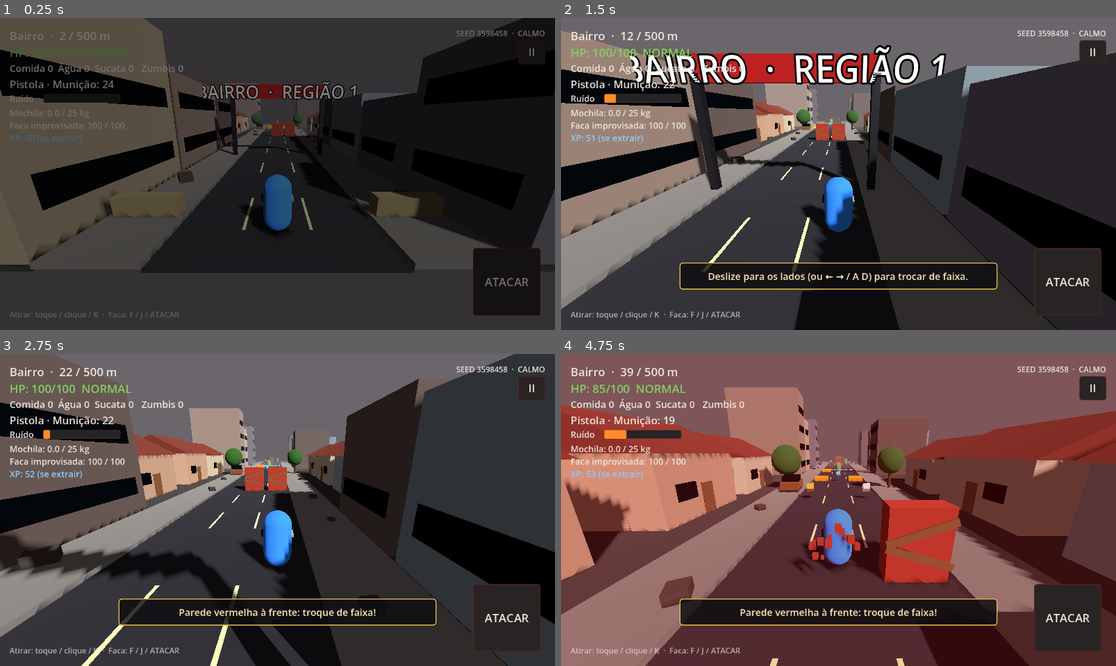
Above: before the commit, frames 1-4 (two rows, left to right).
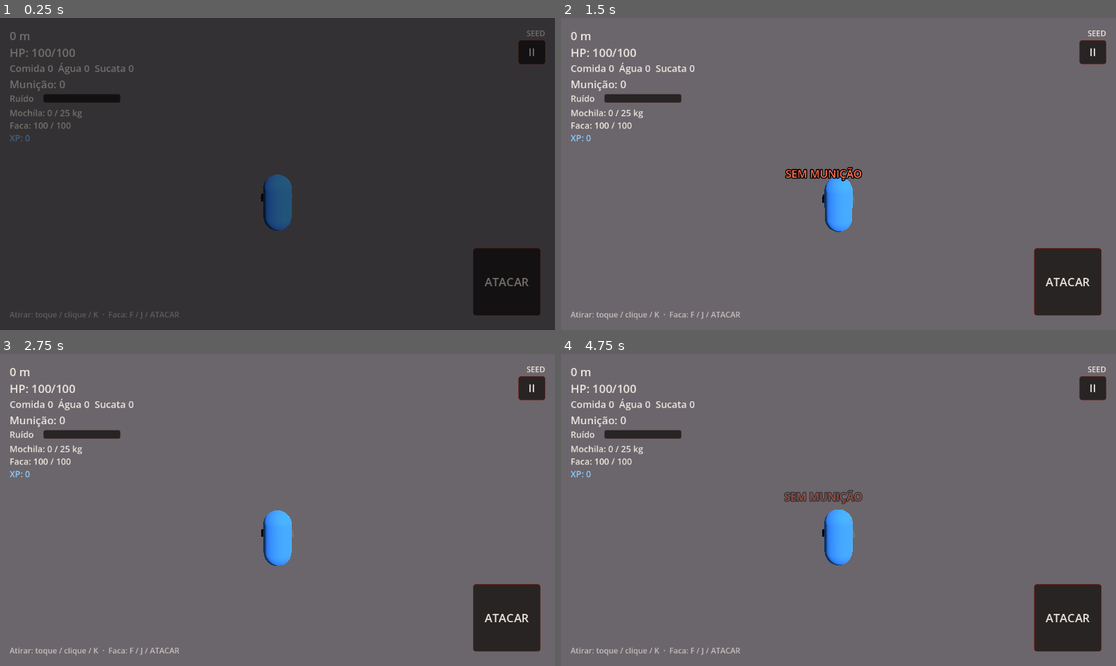
Above: after the commit, the same moments.

Repository: labiel1jr/RedShelterGodot
Game: Godot game, scene res://scenes/run.tscn
The game is run twice, just before and just after one commit, with the same random seed, the same clock (stepped at 60 frames per second) and the same inputs. This scene is started directly instead of the project's main scene.
Inputs (mouse positions are in pixels of both pictures, inside the frame that each line leads up to):
- Up to frame 1 (0.25 s): no input
- Up to frame 2 (1.5 s): tap Enter at 0.5 s; move the mouse to (960, 158) at 0.52 s; hold Right 0.53-1.25 s; tap H at 0.6 s; click (960, 158) at 0.67 s; tap Space at 0.77 s; drag from (727, 189) to (810, 236) at 1.27 s
- Up to frame 3 (2.75 s): move the mouse to (333, 441) at 2.02 s; hold Right from 2.03 s (still down); tap J at 2.1 s
- Up to frame 4 (4.75 s): release Right at 2.75 s; drag from (810, 572) to (672, 463) at 2.77 s; move the mouse to (1005, 556) at 3.52 s; hold Left 3.53-4.25 s; tap Enter at 3.6 s; tap Space at 3.77 s; drag from (672, 463) to (755, 432) at 4.27 s

The runs differ from the first frame. In frame 1, 56% of the frame differs, in the area x 0-100%, y 0-82%; in frame 2, 81%, in the area x 0-100%, y 4-100%; in frame 3, 77%; in frame 4, 76%.
Error after the commit: Parse Error: Could not preload resource file "res://data/world.tres". (res://autoload/game_manager.gd:8)

Commit message:
melhorias no jogo

Diff:
--- a/autoload/game_manager.gd
+++ b/autoload/game_manager.gd
@@ -142,6 +142,8 @@
 ## de cada power-up (id → 1..3; melhorias na Oficina).
 var shields := 0
 var powerup_levels := {}
+## Power-ups da preparação escolhidos para a próxima expedição (pagos ao partir).
+var prep_powerups: Array[StringName] = []
 
 
 func _ready() -> void:
@@ -186,6 +188,7 @@
 	last_day_report.clear()
 	shields = 0
 	powerup_levels.clear()
+	prep_powerups.clear()
 
 
 # ------------------------------------------------------------- consultas
@@ -444,6 +447,14 @@
 	morale_log.append("%+d %s" % [amount, reason])
 
 
+## Seção 64: custo de um power-up da preparação (o Mapa marcado sai de
+## graça com o Rádio no nível pedido).
+func prep_cost(power: PowerUpData) -> Dictionary:
+	if power.prep_free_radio_level > 0 and level_of(&"radio") >= power.prep_free_radio_level:
+		return {}
+	return effective_cost(power.prep_cost)
+
+
 func can_afford(cost: Dictionary) -> bool:
 	for key in cost:
 		if get(key) < cost[key]:
@@ -593,7 +604,7 @@
 	# Seção 42: XP da expedição → nível → pontos. Progressão é permanente.
 	# Seção 24: a extração antecipada não dá o bônus da extração completa.
 	last_run_early = result.get("early_extraction", false)
-	last_run_xp = Progression.expedition_xp(result.kill_xp, result.distance, survived, not last_run_early)
+	last_run_xp = roundi(Progression.expedition_xp(result.kill_xp, result.distance, survived, not last_run_early) * (1.0 + float(result.get("xp_bonus", 0.0))))
 	last_run_levels_gained = Progression.add_xp(last_run_xp)
 
 	# Seção 45: o ruído das expedições atrai a próxima horda.
@@ -635,6 +646,7 @@
 		"attack_noise": attack_noise,
 		"recovering_bag": recovering_bag,
 		"shields": shields,
+		"prep_powerups": prep_powerups.map(func(id): return String(id)),
 		"powerup_levels": powerup_levels.duplicate(),
 	}
 	for key in RESOURCE_KEYS:
@@ -688,6 +700,9 @@
 	next_attack_day = int(data.get("next_attack_day", maxi(SHELTER.first_attack_day, day + SHELTER.attack_interval)))
 	attack_noise = float(data.get("attack_noise", 0.0))
 	shields = maxi(0, int(data.get("shields", 0)))
+	for id in data.get("prep_powerups", []):
+		if WORLD.powerup(StringName(id)):
+			prep_powerups.append(StringName(id))
 	for id in data.get("powerup_levels", {}):
 		powerup_levels[StringName(id)] = clampi(int(data.powerup_levels[id]), 1, 3)
 	# O JSON devolve números como float.
--- a/data/world.tres
+++ b/data/world.tres
@@ -40,6 +40,14 @@
 [ext_resource type="Resource" path="res://data/powerups/telhados.tres" id="pu_roof"]
 [ext_resource type="Resource" path="res://data/powerups/rampa.tres" id="pu_ramp"]
 [ext_resource type="Resource" path="res://data/powerups/adrenalina.tres" id="pu_adrenaline"]
+[ext_resource type="Resource" path="res://data/powerups/arrancada.tres" id="pu_arrancada"]
+[ext_resource type="Resource" path="res://data/powerups/mapa.tres" id="pu_mapa"]
+[ext_resource type="Resource" path="res://data/powerups/mochila_abandonada.tres" id="pu_mochila_abandonada"]
+[ext_resource type="Resource" path="res://data/powerups/radio_alerta.tres" id="pu_radio_alerta"]
+[ext_resource type="Resource" path="res://data/powerups/segundo_folego.tres" id="pu_segundo_folego"]
+[ext_resource type="Resource" path="res://data/powerups/esconderijo.tres" id="pu_esconderijo"]
+[ext_resource type="Resource" path="res://data/powerups/diario.tres" id="pu_diario"]
+[ext_resource type="Resource" path="res://data/powerups/saco_lona.tres" id="pu_saco_lona"]
 
 [resource]
 script = ExtResource("10_taorj")
@@ -51,7 +59,7 @@
 fork_chunk = ExtResource("8_n3je7")
 branches = Array[ExtResource("1_3stcx")]([ExtResource("2_qn6fu"), ExtResource("3_sdftw"), ExtResource("4_41roe"), ExtResource("5_oajrs"), ExtResource("6_gwpnm"), ExtResource("7_udnid")])
 vehicles = Array[ExtResource("vh_script")]([ExtResource("vh_patins"), ExtResource("vh_skate"), ExtResource("vh_bike"), ExtResource("vh_moto"), ExtResource("vh_jetpack"), ExtResource("vh_furgao")])
-powerups = Array[ExtResource("pu_script")]([ExtResource("pu_ …(94 unchanged characters)… "pu_ramp"), ExtResource("pu_adrenaline")])
+powerups = Array[ExtResource("pu_script")]([ExtResource("pu_ …(94 unchanged characters)… "pu_ramp"), ExtResource("pu_adrenaline"), ExtResource("pu_arrancada"), ExtResource("pu_mapa"), ExtResource("pu_mochila_abandonada"), ExtResource("pu_radio_alerta"), ExtResource("pu_segundo_folego"), ExtResource("pu_esconderijo"), ExtResource("pu_diario"), ExtResource("pu_saco_lona")])
 distance_max_forks = PackedInt32Array(1, 2, 3, 3)
 professions = Array[ExtResource("1_4tvtn")]([ExtResource("2_y13gi"), ExtResource("3_hg0vh"), ExtResource("4_fh3cn"), ExtResource("5_x02ki")])
 survivor_names = PackedStringArray("Ana", "Bruno", "Carla", "Diego", "Elisa", "Fábio", "Gabi", "Hugo", "Íris", "João", "Karina", "Lucas", "Marta", "Nico", "Olga", "Paulo", "Rita", "Sérgio", "Tânia", "Vítor")
--- a/scenes/run.gd
+++ b/scenes/run.gd
@@ -68,6 +68,7 @@
 ## Seção 64: power-ups ativos (nó "PowerUps" da Player).
 var powerups: PlayerPowerUps
 var _last_powerup_at := -INF
+var _last_rare_at := -INF
 
 
 func _enter_tree() -> void:
@@ -111,8 +112,10 @@
 		powerups.shield_charges = mini(GameManager.shields, shield.max_per_run)
 	player.double_tapped.connect(powerups.arm_shield)
 	chunk_streamer.chunk_loaded.connect(_place_powerup)
+	chunk_streamer.chunk_loaded.connect(_place_rare_powerup)
 	extraction_distance = chunk_streamer.build(expedition_seed, target_distance)
 	_pending_forks.assign(chunk_streamer.forks)
+	_apply_prep_powerups()
 	_attract_rng.seed = expedition_seed
 
 	# Armas equipadas na preparação (seção 35), no nível atual da Oficina e
@@ -273,6 +276,8 @@
 	# Perk Faro para loot: chance de uma unidade a mais.
 	if _attract_rng.randf() < Progression.stat(&"loot_bonus_chance"):
 		amount += 1
+	if powerups:
+		amount = powerups.loot_amount(amount)
 
 	var unit_weight: float = GameManager.SHELTER.loot_weight_kg[loot_type]
 	var free := backpack_capacity() - carried_weight()
@@ -403,7 +408,7 @@
 		# A rota dos telhados termina antes da extração: não aparece perto dela.
 		if candidate.roof_height > 0.0 and chunk.end_distance() > extraction_distance - candidate.roof_clear_before_extraction:
 			continue
-		if candidate.on_track:
+		if candidate.on_track and not candidate.rare:
 			options.append(candidate)
 			weights.append(candidate.spawn_weight)
 	if options.is_empty():
@@ -427,6 +432,94 @@
 	_last_powerup_at = start - local_z
 
 
+## Seção 64: power-ups escolhidos na preparação, pagos agora (se ainda der).
+func _apply_prep_powerups() -> void:
+	var world := GameManager.WORLD
+	for id in GameManager.prep_powerups.duplicate():
+		var power := world.powerup(id)
+		if not power:
+			continue
+		var cost := GameManager.prep_cost(power)
+		if not GameManager.can_afford(cost):
+			continue
+		GameManager.pay(cost)
+		if power.headstart_vehicle != &"":
+			var ride := world.vehicle(power.headstart_vehicle)
+			if ride and vehicle.mount(ride):
+				vehicle.protected_until = power.headstart_distance
+		if power.loot_bonus > 0:
+			powerups.map_bonus = power.loot_bonus
+			hud.show_hint(_rumor(), 6.0)
+	GameManager.prep_powerups.clear()
+
+
+## Mapa marcado: o boato do primeiro local especial da rota principal.
+func _rumor() -> String:
+	for chunk in chunk_streamer.route:
+		if chunk.branch == 0 and chunk.data.poi_banner != "":
+			return "MAPA MARCADO: dizem que há %s a uns %d m. E +1 em todo loot." % [chunk.data.display_name.to_lower(), roundi(chunk.start_distance / 50.0) * 50]
+	return "MAPA MARCADO: nenhum local especial nesta rota. Mas +1 em todo loot."
+
+
+## Seção 64: os raros aparecem em locais especiais, eventos e ramos (e, bem
+## raro, em qualquer chunk), um por vez a cada `rare_powerup_min_gap`.
+func _place_rare_powerup(instance: Node3D, chunk: RouteGenerator.RouteChunk) -> void:
+	var world := GameManager.WORLD
+	if chunk.fork or extraction_distance <= 0.0 or chunk.data == chunk_streamer.region.end_chunk:
+		return
+	var start := chunk.start_distance
+	if start < world.powerup_min_distance or chunk.end_distance() > extraction_distance - world.powerup_clear_before_extraction:
+		return
+	if start - _last_rare_at < world.rare_powerup_min_gap:
+		return
+	var sources := PackedStringArray()
+	if chunk.data.poi_banner != "":
+		sources.append("poi")
+	if chunk.event:
+		sources.append("event")
+	if chunk.branch != 0:
+		sources.append("branch")
+	var special := not sources.is_empty()
+	sources.append("track")
+	var options: Array[PowerUpData] = []
+	var weights := PackedFloat32Array()
+	for candidate in world.powerups:
+		if not candidate.rare:
+			continue
+		for source in candidate.rare_sources:
+			if source in sources and (special or source == "track"):
+				options.append(candidate)
+				weights.append(candidate.spawn_weight)
+				break
+	if options.is_empty():
+		return
+	var rng := RandomNumberGenerator.new()
+	rng.seed = chunk.chunk_seed + 9137
+	var only_track := true
+	for candidate in options:
+		if not "track" in candidate.rare_sources or candidate.rare_sources.size() > 1:
+			only_track = false
+	if rng.randf() >= (world.rare_powerup_track_chance if only_track else world.rare_powerup_chance):
+		return
+	var chosen: PowerUpData = options[rng.rand_weighted(weights)]
+	var local_z := -chunk.data.length * 0.65
+	var blocked := {}
+	for child in instance.get_children():
+		if child.is_in_group("obstacle") and absf(child.position.z - local_z) < 3.0:
+			blocked[roundi(child.position.x / ChunkPopulator.LANE_WIDTH) + 1] = true
+	var free_lanes: Array[int] = []
+	for lane in 3:
+		if not blocked.has(lane):
+			free_lanes.append(lane)
+	if free_lanes.is_empty():
+		return
+	var pickup := PowerUpPickup.new()
+	pickup.data = chosen
+	instance.add_child(pickup)
+	pickup.position = Vector3((free_lanes[rng.randi() % free_lanes.size()] - 1) * ChunkPopulator.LANE_WIDTH, 0.0, local_z)
+	_last_rare_at = start - local_z
+
+
 ## Escudos levados nesta expedição (seção 64).
 func _shields_taken() -> int:
 	var shield := GameManager.WORLD.powerup(&"escudo")
@@ -503,7 +596,7 @@
 
 ## XP que a expedição daria se terminasse agora com extração.
 func xp_if_extracted() -> int:
-	return Progression.expedition_xp(kill_xp, distance_travelled(), true)
+	return roundi(Progression.expedition_xp(kill_xp, distance_travelled(), true) * (1.0 + (powerups.xp_bonus if powerups else 0.0)))
 
 
 ## Pausa → Abandonar: conta como morte (seção 46).
@@ -530,6 +623,7 @@
 		"medkit_used": medkit_used,
 		"shields_used": powerups.shields_used if powerups else 0,
 		"shields_taken": _shields_taken(),
+		"xp_bonus": powerups.xp_bonus if powerups else 0.0,
 		"bag_recovered": bag_recovered,
 		"noise_total": noise_total,
 		"early_extraction": early_extraction and survived,
--- a/scripts/data/powerup_data.gd
+++ b/scripts/data/powerup_data.gd
@@ -3,9 +3,12 @@
 
 ## Power-up da corrida (seção 64 do GDD). Os temporizados aparecem na pista
 ## (um anel branco com o ícone) e duram alguns segundos; o consumível (Escudo
-## de caçamba) é fabricado na Oficina e ativado com toque duplo.
+## de caçamba) é fabricado na Oficina e ativado com toque duplo; os da
+## preparação são escolhidos antes de partir; os raros aparecem em locais
+## especiais, eventos e ramos de bifurcação. Sem `durations`, o efeito é
+## instantâneo.
 
-enum Kind { TIMED, CONSUMABLE }
+enum Kind { TIMED, CONSUMABLE, PREP }
 
 @export var id: StringName
 @export var display_name := ""
@@ -20,6 +23,42 @@
 ## Aparece na pista? Peso no sorteio entre os da pista.
 @export var on_track := true
 @export var spawn_weight := 1.0
+
+@export_group("Raro")
+## Raro: não entra no sorteio comum da pista; aparece nas fontes abaixo.
+@export var rare := false
+## Onde aparece: "poi" (locais especiais), "event" (chunks de evento),
+## "branch" (ramos de bifurcação), "track" (qualquer chunk, bem raro).
+@export var rare_sources := PackedStringArray()
+
+@export_group("Preparação")
+## Custo na preparação (pago ao partir).
+@export var prep_cost := {}
+## Com o Rádio neste nível ou mais, sai de graça (0 = nunca).
+@export var prep_free_radio_level := 0
+## Arrancada: começa montada neste veículo, sem dano nos primeiros metros.
+@export var headstart_vehicle: StringName
+@export var headstart_distance := 0.0
+## Mapa marcado: unidades a mais em todo loot e o boato de um local especial.
+@export var loot_bonus := 0
+
+@export_group("Efeitos dos raros")
+## Mochila abandonada: vira um power-up da pista ao acaso ou um destes
+## recursos ([tipo, quantidade]).
+@export var random_powerup := false
+@export var random_resources: Array = []
+## Rádio de alerta: segundos a mais de fase Calma (adia o clímax).
+@export var calm_seconds := 0.0
+## Segundo fôlego: ao morrer, levanta com esta fração do HP (uma vez).
+@export var revive_fraction := 0.0
+## Esconderijo de saqueador: pacote instantâneo [[tipo, quantidade], ...].
+@export var cache: Array = []
+## Diário de sobrevivente: XP a mais no fim da expedição (e a versão rara).
+@export var xp_bonus := 0.0
+@export var xp_bonus_rare := 0.0
+@export_range(0.0, 1.0) var xp_bonus_rare_chance := 0.0
+## Saco de lona: multiplica o loot coletado enquanto dura.
+@export var loot_multiplier := 1
 
 @export_group("Ímã de sucata")
 ## Puxa o loot das 3 faixas até esta distância à frente.
--- a/scripts/data/world_data.gd
+++ b/scripts/data/world_data.gd
@@ -56,6 +56,11 @@
 @export var powerup_clear_before_extraction := 60.0
 ## Quantos temporizados ao mesmo tempo.
 @export var powerup_max_active := 2
+## Raros: chance em cada chunk de local especial, evento ou ramo (e em
+## qualquer chunk, para os da fonte "track"), e distância mínima entre dois.
+@export_range(0.0, 1.0) var rare_powerup_chance := 0.08
+@export_range(0.0, 1.0) var rare_powerup_track_chance := 0.006
+@export var rare_powerup_min_gap := 300.0
 
 @export_group("Sobreviventes (seção 44)")
 @export var professions: Array[ProfessionData] = []
@@ -120,6 +125,13 @@
 	return result
 
 
+func vehicle(id: StringName) -> VehicleData:
+	for v in vehicles:
+		if v.id == id:
+			return v
+	return null
+
+
 func powerup(id: StringName) -> PowerUpData:
 	for p in powerups:
 		if p.id == id:
--- a/scripts/expedition/expedition_director.gd
+++ b/scripts/expedition/expedition_director.gd
@@ -45,6 +45,8 @@
 var _recent_damage: Array = []
 var _time := 0.0
 var _last_hp := -1
+## Rádio de alerta (seção 64): segundos de calma forçada; adia o clímax.
+var _calm_left := 0.0
 
 
 func _ready() -> void:
@@ -53,6 +55,10 @@
 	# fazem _ready.
 	_run.get_node("Chunks").chunk_loaded.connect(_on_chunk_loaded)
 	_run.get_node("Player/Health").health_changed.connect(_on_health_changed)
+
+
+func add_calm(seconds: float) -> void:
+	_calm_left += seconds
 
 
 func phase_name() -> String:
@@ -97,10 +103,14 @@
 	else:
 		_quiet += delta
 	_relief_left = maxf(0.0, _relief_left - delta)
+	_calm_left = maxf(0.0, _calm_left - delta)
 	_update_phase()
 
 
 func _update_phase() -> void:
+	if _calm_left > 0.0:
+		phase = Phase.CALM
+		return
 	var progress: float = _run.distance_travelled() / maxf(1.0, _run.extraction_distance)
 	if progress >= climax_fraction:
 		phase = Phase.CLIMAX
--- a/scripts/loot_pickup.gd
+++ b/scripts/loot_pickup.gd
@@ -1,3 +1,4 @@
+class_name LootPickup
 extends Area3D
 
 ## Loot da pista (seção 31 do GDD). Instanciado pelo ChunkPopulator e
--- a/scripts/player_health.gd
+++ b/scripts/player_health.gd
@@ -55,6 +55,13 @@
 		return
 	_pending_damage -= whole
 	current_hp = max(0, current_hp - whole)
+	# Seção 64: o Segundo fôlego levanta uma vez.
+	if current_hp == 0:
+		var powerups := get_parent().get_node_or_null("PowerUps")
+		var fraction: float = powerups.use_second_wind() if powerups else 0.0
+		if fraction > 0.0:
+			current_hp = maxi(1, roundi(max_hp * fraction))
+			make_invulnerable(2.0)
 	health_changed.emit(current_hp, max_hp)
 
 	if current_hp == 0:
--- a/scripts/player_powerups.gd
+++ b/scripts/player_powerups.gd
@@ -21,6 +21,11 @@
 var _roof: Node3D
 ## Rampa de entulho: segundos de salto que faltam.
 var _ramp_left := 0.0
+## Raros e preparação (seção 64): segundo fôlego guardado, XP a mais no fim
+## e unidades a mais em todo loot (Mapa marcado).
+var second_wind := false
+var xp_bonus := 0.0
+var map_bonus := 0
 
 @onready var player: CharacterBody3D = get_parent()
 
@@ -57,11 +62,11 @@
 func activate(power: PowerUpData) -> void:
 	if not can_activate(power):
 		return
-	# Instantâneo: o salto da rampa não ocupa vaga de ativo.
-	if power.ramp_distance > 0.0:
-		_start_ramp(power)
-		AudioManager.play("pickup", -2.0, 1.4)
-		Fx.float_text(player, player.global_position + Vector3.UP * 2.4, "%s!" % power.display_name.to_upper(), power.color, 52)
+	# Instantâneo (sem duração): não ocupa vaga de ativo.
+	if power.durations.is_empty():
+		if _instant(power):
+			AudioManager.play("pickup", -2.0, 1.4)
+			Fx.float_text(player, player.global_position + Vector3.UP * 2.4, "%s!" % power.display_name.to_upper(), power.color, 52)
 		changed.emit()
 		return
 	# A rota dos telhados cancela os outros.
@@ -90,7 +95,60 @@
 	changed.emit()
 
 
+## Efeitos instantâneos. Retorna false se já mostrou o próprio aviso (a
+## Mochila abandonada que virou outro power-up).
+func _instant(power: PowerUpData) -> bool:
+	var run_manager := get_tree().get_first_node_in_group("run_manager")
+	if power.ramp_distance > 0.0:
+		_start_ramp(power)
+	elif power.random_powerup:
+		var options: Array[PowerUpData] = []
+		for candidate in GameManager.WORLD.powerups:
+			if candidate.on_track and not candidate.rare and can_activate(candidate):
+				options.append(candidate)
+		if not options.is_empty() and randf() < 0.5:
+			activate(options[randi() % options.size()])
+			return false
+		if not power.random_resources.is_empty() and run_manager:
+			var item: Array = power.random_resources[randi() % power.random_resources.size()]
+			var taken: int = run_manager.collect_loot(int(item[0]), int(item[1]))
+			Fx.float_text(player, player.global_position + Vector3.UP * 3.0, "+%d %s" % [taken, LootPickup.NAMES[int(item[0])]], power.color, 44)
+	elif not power.cache.is_empty():
+		if run_manager:
+			for item in power.cache:
+				run_manager.collect_loot(int(item[0]), int(item[1]))
+	elif power.revive_fraction > 0.0:
+		second_wind = true
+	elif power.xp_bonus > 0.0:
+		xp_bonus += power.xp_bonus_rare if randf() < power.xp_bonus_rare_chance else power.xp_bonus
+	return true
+
+
+## Ao cair: usa o Segundo fôlego, se tiver. Retorna a fração do HP (0 = não).
+func use_second_wind() -> float:
+	if not second_wind:
+		return 0.0
+	second_wind = false
+	var power := data(&"segundo_folego")
+	Fx.float_text(player, player.global_position + Vector3.UP * 2.6, "SEGUNDO FÔLEGO!", power.color, 60)
+	AudioManager.play("pickup", 0.0, 0.8)
+	changed.emit()
+	return power.revive_fraction
+
+
+## Mapa marcado (+1 por item) e Saco de lona (em dobro, peso incluso).
+func loot_amount(amount: int) -> int:
+	amount += map_bonus
+	if active.has(&"saco_lona"):
+		amount *= data(&"saco_lona").loot_multiplier
+	return amount
+
+
 func _start(power: PowerUpData) -> void:
+	if power.calm_seconds > 0.0:
+		var run_manager := get_tree().get_first_node_in_group("run_manager")
+		if run_manager:
+			run_manager.director.add_calm(power.calm_seconds)
 	if power.roof_height > 0.0:
 		_start_rooftop(power, power.duration(level_of(power.id)))
 	if power.flare_radius > 0.0:
--- a/scripts/player_vehicle.gd
+++ b/scripts/player_vehicle.gd
@@ -27,6 +27,8 @@
 var _magnet_from_lane := -1
 ## Furgão: balas da metralhadora e a área que cobre as duas faixas.
 var turret_ammo_left := 0
+## Arrancada de moto (seção 64): sem dano no veículo até esta distância.
+var protected_until := -INF
 var _turret_timer := 0.0
 var _bumper: Area3D
 var _visual: Node3D
@@ -91,6 +93,7 @@
 		return
 	var color := data.color
 	data = null
+	protected_until = -INF
 	player.vehicle_speed = 1.0
 	player.jump_multiplier = 1.0
 	player.lane_speed_multiplier = 1.0
@@ -387,6 +390,8 @@
 func absorb(amount: int) -> bool:
 	if not data:
 		return false
+	if -player.global_position.z < protected_until:
+		return true
 	hp -= amount
 	if _flash_material:
 		_flash_material.emission_energy_multiplier = 2.5
--- a/scripts/powerup_pickup.gd
+++ b/scripts/powerup_pickup.gd
@@ -34,6 +34,18 @@
 	_ring.position.y = 1.0
 	add_child(_ring)
 
+	# Raro: anel maior, com "RARO" embaixo.
+	if data.rare:
+		_ring.scale = Vector3.ONE * 1.4
+		var rare_label := Label3D.new()
+		rare_label.text = "RARO"
+		rare_label.font_size = 28
+		rare_label.outline_size = 8
+		rare_label.pixel_size = 0.008
+		rare_label.billboard = BaseMaterial3D.BILLBOARD_ENABLED
+		rare_label.position.y = 0.2
+		add_child(rare_label)
+
 	var label := Label3D.new()
 	label.text = data.short_name
 	label.modulate = data.color
@@ -49,7 +61,7 @@
 
 func _process(delta: float) -> void:
 	_time += delta
-	_ring.scale = Vector3.ONE * (1.0 + 0.12 * sin(_time * 6.0))
+	_ring.scale = Vector3.ONE * (1.4 if data.rare else 1.0) * (1.0 + 0.12 * sin(_time * 6.0))
 
 
 func _on_body_entered(body: Node3D) -> void:
--- a/scripts/run_hud.gd
+++ b/scripts/run_hud.gd
@@ -110,6 +110,12 @@
 			parts.append("%s %s %ds" % [power.short_name, "■".repeat(filled) + "□".repeat(8 - filled), ceili(powerups.active[id])])
 		if powerups.is_ramping():
 			parts.append("RAMPA!")
+		if powerups.second_wind:
+			parts.append("FÔLEGO")
+		if powerups.xp_bonus > 0.0:
+			parts.append("DIÁRIO +%d%% XP" % roundi(powerups.xp_bonus * 100.0))
+		if powerups.map_bonus > 0:
+			parts.append("MAPA +%d" % powerups.map_bonus)
 		if powerups.shield_armed:
 			parts.append("ESCUDO ERGUIDO")
 		powerup_label.text = "   ".join(parts)
--- a/scripts/shelter/prep_panel.gd
+++ b/scripts/shelter/prep_panel.gd
@@ -98,6 +98,33 @@
 				selected,
 			)
 
+	# Seção 64: power-ups pagos ao partir.
+	add_section("POWER-UPS DA PREPARAÇÃO (seção 64)")
+	for power in world.powerups:
+		if power.kind != PowerUpData.Kind.PREP:
+			continue
+		var cost := gm.prep_cost(power)
+		var chosen := power.id in gm.prep_powerups
+		var detail := power.hint.substr(power.hint.find(":") + 1).strip_edges()
+		if power.prep_free_radio_level > 0:
+			detail += " Com o Rádio nível %d, sai de graça." % power.prep_free_radio_level
+		var power_id: StringName = power.id
+		add_row(
+			power.display_name,
+			detail + " Pago ao partir.",
+			"Levando" if chosen else gm.cost_text(cost),
+			"Tirar" if chosen else "Levar",
+			"" if chosen or gm.can_afford(cost) else gm.missing_text(cost),
+			func():
+				if power_id in gm.prep_powerups:
+					gm.prep_powerups.erase(power_id)
+				else:
+					gm.prep_powerups.append(power_id)
+				SaveManager.save_game()
+				return true,
+			chosen,
+		)
+
 	add_section("")
 	add_row(
 		"Partir para %s" % region.display_name,
